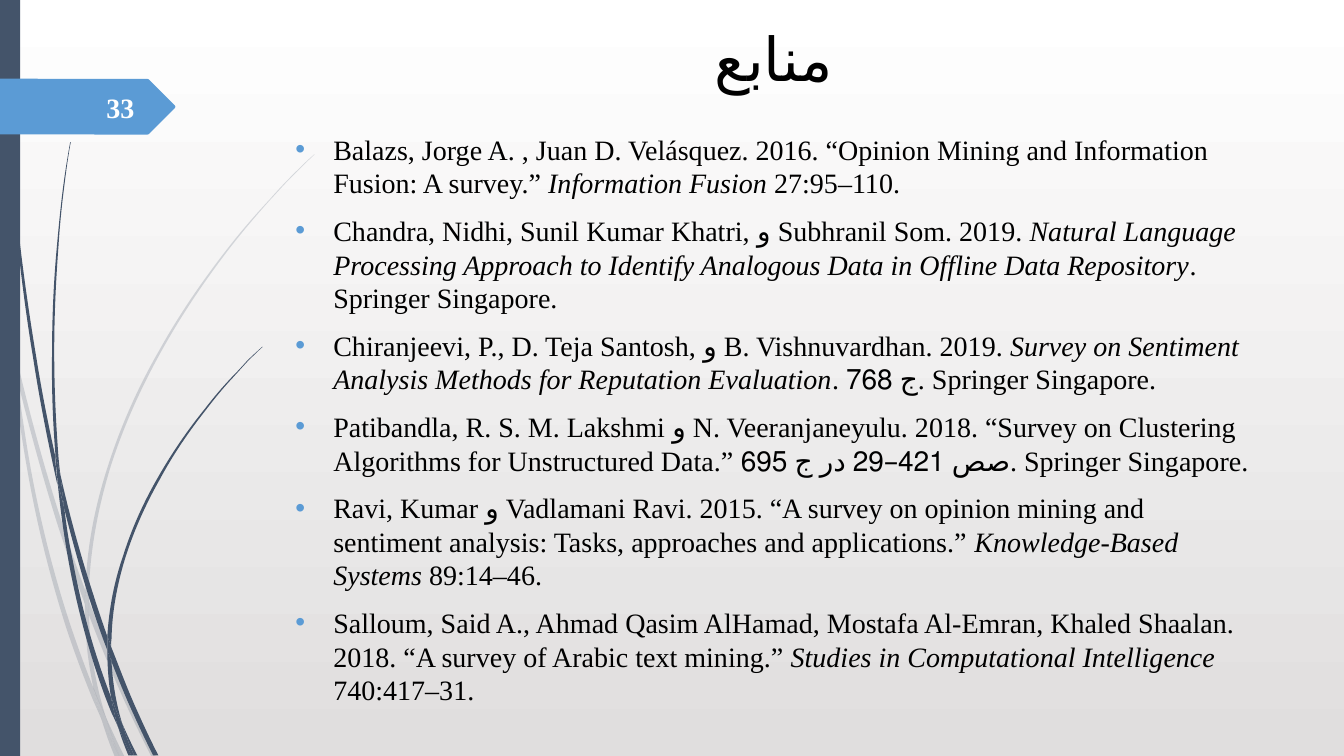
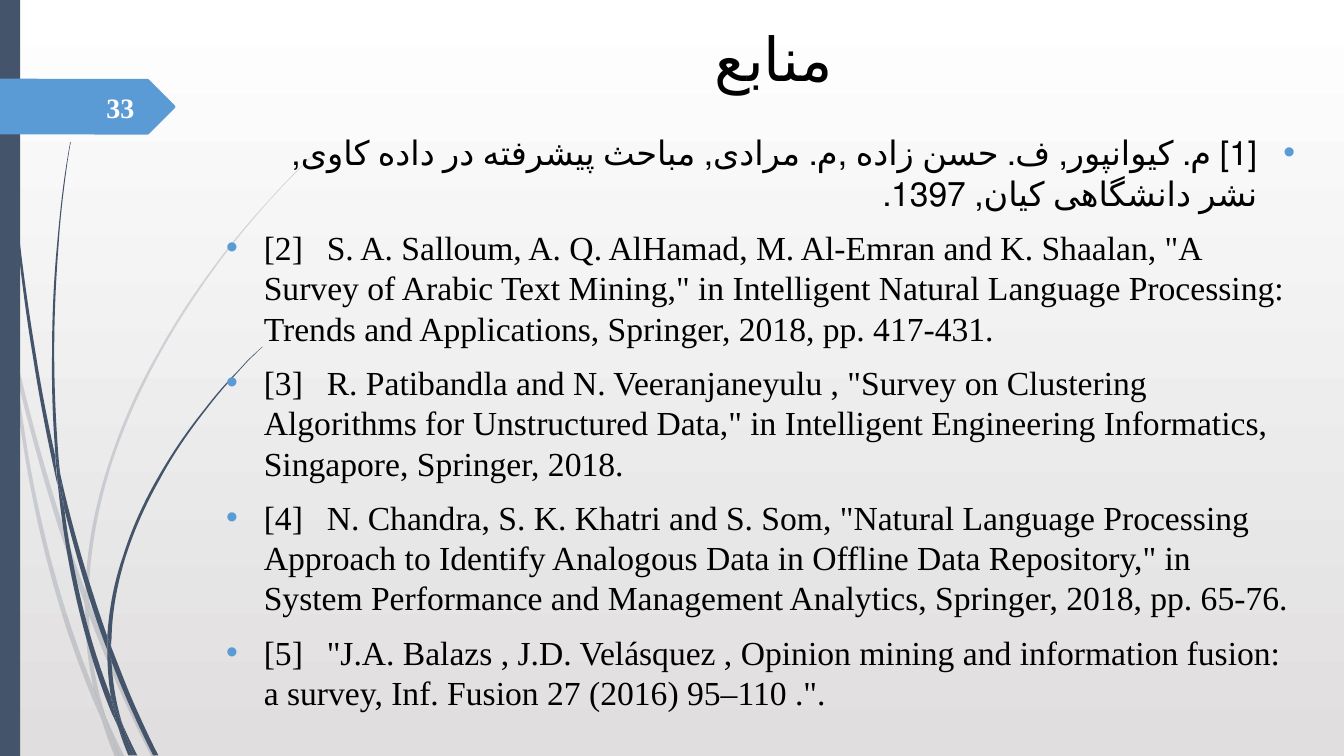
Before and after one commit to robati/speakerRecognition, a slide deck: slide 33 of OM.pptx. Drawn at 1344x756 pixels with LibreOffice and Linux fonts; fonts in the diff are those of the drawing. Boxes give left, top, right and bottom in pixels: in the first picture for what was removed or moved away, otherwise in the second. Text is boxed around its words. In the diff, an @@ line names an element or a change of style, - is before the commit and + after.

```diff
--- a/OM.pptx
+++ b/OM.pptx
@@ text at <box>264,141,1288,712</box>: text changed; size 20 to 24 pt @@
-• Balazs, Jorge A. , Juan D. Velásquez. 2016. “Opinion Mining and Information Fusion: A survey.” Information Fusion 27:95–110.
-• Chandra, Nidhi, Sunil Kumar Khatri, و Subhranil Som. 2019. Natural Language Processing Approach to Identify Analogous Data in Offline Data Repository. Springer Singapore.
-• Chiranjeevi, P., D. Teja Santosh, و B. Vishnuvardhan. 2019. Survey on Sentiment Analysis Methods for Reputation Evaluation. ج 768. Springer Singapore.
-• Patibandla, R. S. M. Lakshmi و N. Veeranjaneyulu. 2018. “Survey on Clustering Algorithms for Unstructured Data.” صص 421–29 در ج 695. Springer Singapore.
-• Ravi, Kumar و Vadlamani Ravi. 2015. “A survey on opinion mining and sentiment analysis: Tasks, approaches and applications.” Knowledge-Based Systems 89:14–46.
-• Salloum, Said A., Ahmad Qasim AlHamad, Mostafa Al-Emran, Khaled Shaalan. 2018. “A survey of Arabic text mining.” Studies in Computational Intelligence 740:417–31.
+• [1] م. کیوانپور, ف. حسن زاده ,م. مرادی, مباحث پیشرفته در داده کاوی, نشر دانشگاهی کیان, 1397.
+• [2] S. A. Salloum, A. Q. AlHamad, M. Al-Emran and K. Shaalan, "A Survey of Arabic Text Mining," in Intelligent Natural Language Processing: Trends and Applications, Springer, 2018, pp. 417-431.
+• [3] R. Patibandla and N. Veeranjaneyulu , "Survey on Clustering Algorithms for Unstructured Data," in Intelligent Engineering Informatics, Singapore, Springer, 2018.
+• [4] N. Chandra, S. K. Khatri and S. Som, "Natural Language Processing Approach to Identify Analogous Data in Offline Data Repository," in System Performance and Management Analytics, Springer, 2018, pp. 65-76.
+• [5] "J.A. Balazs , J.D. Velásquez , Opinion mining and information fusion: a survey, Inf. Fusion 27 (2016) 95–110 .".
```
Also in this commit, not shown: 3 other slides changed.
